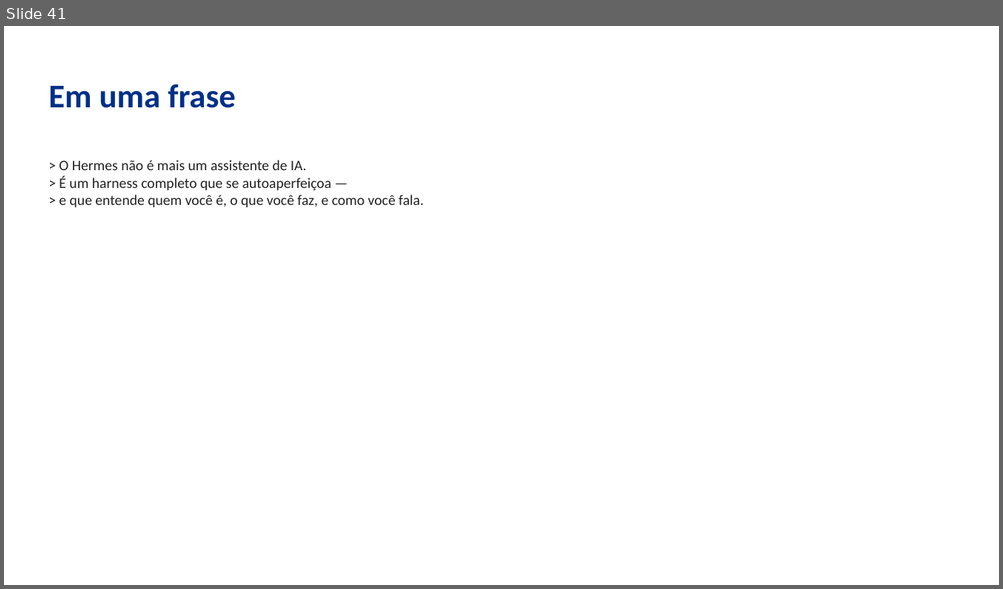
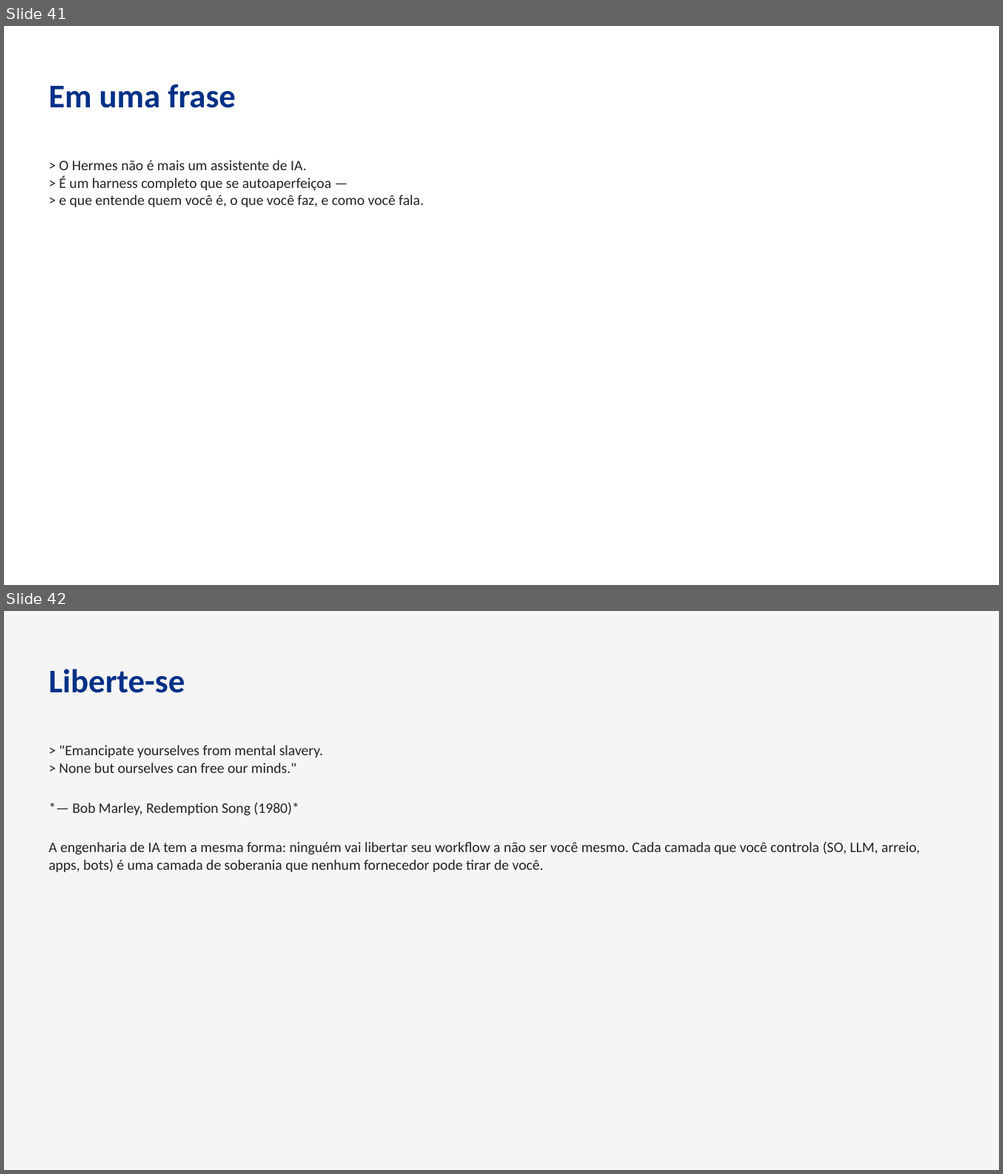
Before and after one commit to neylemkeunesp/arreios-digitais-v2, a slide deck: arreios-digitais-v2.pptx. Shown one above the other, each under a label of ours: slide 41 before the commit, slides 41 and 42 after it. The pictures are 1003x589 and 1003x1174 pixels, drawn with LibreOffice and Linux fonts; fonts in the diff are those of the drawing. Boxes give left, top, right and bottom in pixels: in the first picture for what was removed or moved away, otherwise in the second. Text is boxed around its words. In the diff, an @@ line names an element or a change of style, - is before the commit and + after.

```diff
--- a/arreios-digitais-v2.pptx
+++ b/arreios-digitais-v2.pptx
@@ slide 42 added at [4, 611, 999, 1170], background #FFFFFF @@
@@ rectangle added at [4, 611, 999, 1170], fill #F5F5F5 @@
@@ text added at [48, 669, 185, 693], 32 pt, text #003087, bold @@
+Liberte-se
@@ text added at [48, 745, 919, 872], 14 pt, text #222222 @@
+> "Emancipate yourselves from mental slavery.
+> None but ourselves can free our minds."
+*— Bob Marley, Redemption Song (1980)*
+A engenharia de IA tem a mesma forma: ninguém vai libertar seu workflow a não ser você mesmo. Cada camada que você controla (SO, LLM, arreio, apps, bots) é uma camada de soberania que nenhum fornecedor pode tirar de você.
```
Also in this commit, not shown: 2 slides changed, 7 other files.
